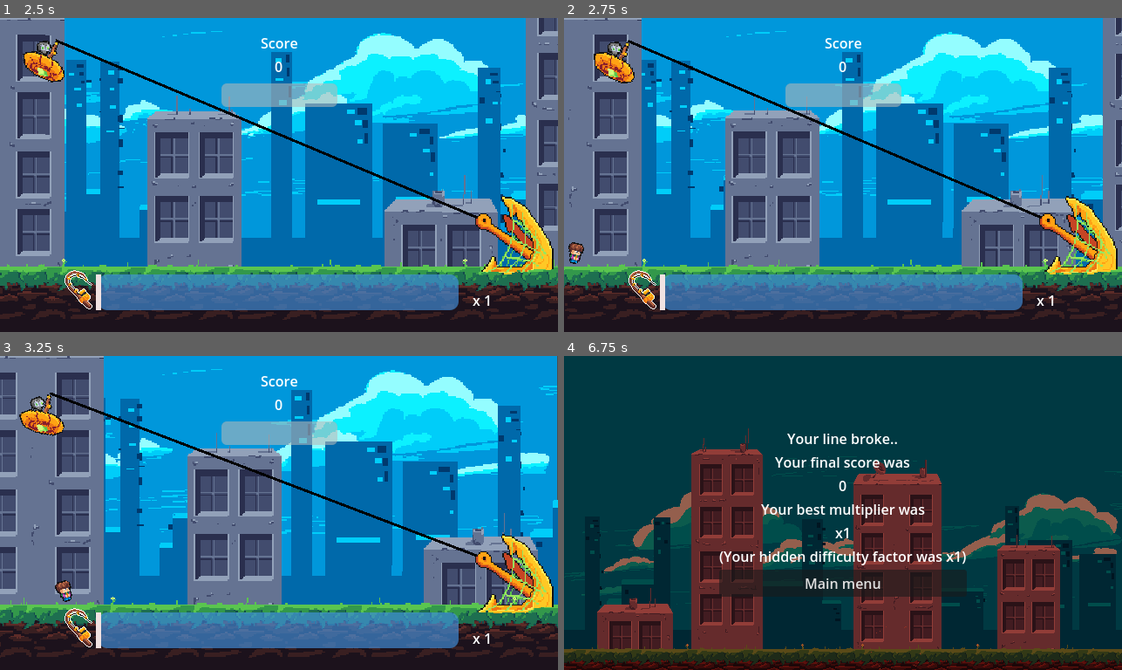
Above: before the commit, frames 1-4 (two rows, left to right).
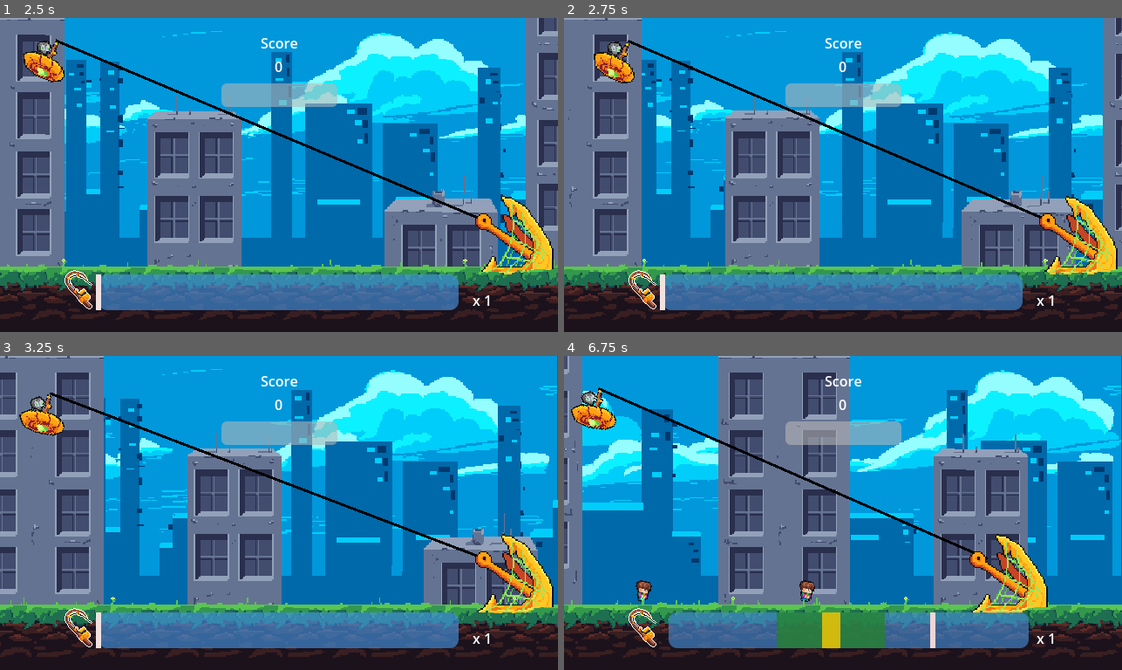
Above: after the commit, the same moments.

Repository: Tenes/mini-jam-153
Game: Godot game, scene res://Scenes/main_menu_scene.tscn
The game is run twice, just before and just after one commit, with the same random seed, the same clock (stepped at 60 frames per second) and the same inputs. Sound files missing from this copy of the repository are replaced by a short silence.
Inputs (mouse positions are in pixels of both pictures, inside the frame that each line leads up to):
- Up to frame 1 (2.5 s): click "Start" at 0.5 s; move the mouse to (401, 159) at 1.27 s; click (401, 159) at 1.35 s; move the mouse to (167, 190) at 2.02 s; click (167, 190) at 2.1 s
- Up to frame 2 (2.75 s): no input
- Up to frame 3 (3.25 s): move the mouse to (334, 443) at 2.77 s; click (334, 443) at 2.85 s
- Up to frame 4 (6.75 s): move the mouse to (815, 575) at 3.52 s; click (815, 575) at 3.6 s; move the mouse to (1010, 560) at 4.27 s; click (1010, 560) at 4.35 s; move the mouse to (675, 465) at 5.02 s; click (675, 465) at 5.1 s; move the mouse to (870, 513) at 5.77 s; click (870, 513) at 5.85 s; move the mouse to (759, 434) at 6.52 s; click (759, 434) at 6.6 s

Frame 1 is identical in both runs. In frame 2, 0.1% of the frame differs, in the area x 0-4%, y 71-79%; in frame 3, 0.1%; in frame 4, 97%, in the area x 0-100%, y 0-100%.

Commit message:
Adds wave type of gameplay

Diff:
--- a/Models/Interactable/interactable.gd
+++ b/Models/Interactable/interactable.gd
@@ -15,15 +15,17 @@
 const scales : Array[float] = [0.25, 0.5, 2, 3];
 
 var moovement: int = 1;
+var moovementModifier : float = 1;
 var tween: Tween;
 var scoreValue: int = 0;
 var parent: Node2D;
 var difficultyMultiplier: float = 1.0
 
 func _process(delta: float) -> void:
-	global_position.x += (moovement * delta * 100 * difficultyMultiplier);
+	global_position.x += (moovement * moovementModifier * delta * 100 * difficultyMultiplier);
 
-func spawnFrom(from: Node2D, multiplier: float) -> void:
+func spawnFrom(from: Node2D, multiplier: float, movementModifier: float) -> void:
+	moovementModifier = movementModifier;
 	difficultyMultiplier = multiplier;
 	parent = from;
 	parent.add_child(self);
--- a/Scenes/city_scene.tscn
+++ b/Scenes/city_scene.tscn
@@ -73,11 +73,15 @@
 [node name="ParallaxContainerNode2D" parent="GameScreen" instance=ExtResource("5_1sjta")]
 position = Vector2(0, -24)
 
-[node name="Timer" type="Timer" parent="GameScreen"]
+[node name="SpawnTimer" type="Timer" parent="GameScreen"]
+
+[node name="WaveTimer" type="Timer" parent="GameScreen"]
+wait_time = 2.0
+one_shot = true
 
 [node name="Extraterrestre02" type="Sprite2D" parent="GameScreen"]
-position = Vector2(238.135, 187.223)
-rotation = -0.321879
+position = Vector2(251.784, 178.349)
+rotation = -0.0252392
 scale = Vector2(-1, 1)
 texture = ExtResource("6_yb2po")
 
@@ -155,6 +159,5 @@
 layout_mode = 2
 text = "Main menu"
 
-[connection signal="timeout" from="GameScreen/Timer" to="." method="_on_timer_timeout"]
 [connection signal="ready" from="GameScreen/Extraterrestre02/AnimationPlayer" to="GameScreen/Extraterrestre02/AnimationPlayer" method="play" binds= ["wobbling"]]
 [connection signal="pressed" from="EndScreen/HBoxContainer/VBoxContainer/MainMenuButton" to="." method="_on_main_menu_button_pressed"]
--- a/Scripts/city_scene.gd
+++ b/Scripts/city_scene.gd
@@ -4,20 +4,24 @@
 @onready var rope : Rope = $GameScreen/Rope;
 @onready var harpoon : Harpoon = $GameScreen/Harpoon;
 @onready var interactableContainer : Node2D = $GameScreen/InteractableContainer;
-@onready var timer: Timer = $GameScreen/Timer
+@onready var waveTimer: Timer = $GameScreen/WaveTimer
+@onready var spawnTimer: Timer = $GameScreen/SpawnTimer
 @onready var final_score: Label = $EndScreen/HBoxContainer/VBoxContainer/FinalScore
 @onready var final_multiplier: Label = $EndScreen/HBoxContainer/VBoxContainer/FinalMultiplier
 @onready var hidden_multiplicator: Label = $EndScreen/HBoxContainer/VBoxContainer/HiddenMultiplicator
-@export var spawnTimer: float = 1;
+@export var waveDownTimer: float = 2;
 var interactables : Array[Interactable] = [];
 var difficultyMultiplier:  = 1.0;
+const waveTimerSpawnRate : Array[float] = [0.8, 1, 1.25];
+const waveDifficulty : Array[float] = [0.75, 1.25, 3];
+const waveDuration: float = 10;
+var currentWaveDifficulty : float;
 
 func _ready() -> void:
 	Events.update_score.connect(updateDifficultyMultiplier);
 	Events.player_death.connect(displayEndScreen);
 	rope.linkToHarpoon(harpoon);
-	interactableSpawner();
-	timer.start();
+	setupWaveTimer();
 #ADD SPOOF PARTICLES HERE TO LOAD THEM
 	for n in 12 :
 		var tempAudioStream : AudioStreamPlayer = AudioStreamPlayer.new();
@@ -32,11 +36,8 @@
 
 func interactableSpawner() -> void:
 	var tempInteractable = Global.INTERACTABLES[Global.RNG.randi_range(1, 2)].instantiate();
-	tempInteractable.spawnFrom(interactableContainer, difficultyMultiplier);
+	tempInteractable.spawnFrom(interactableContainer, difficultyMultiplier, currentWaveDifficulty);
 	interactables.append(tempInteractable);
-
-func _on_timer_timeout() -> void:
-	interactableSpawner();
 
 func displayEndScreen(finalScore, bestMultiplier) -> void:
 	game_screen.queue_free();
@@ -47,3 +48,29 @@
 
 func _on_main_menu_button_pressed() -> void:
 	get_tree().change_scene_to_file(Global.SCENES[2]);
+
+func setupWaveTimer() -> void:
+	if waveTimer.timeout.is_connected(setupWaveTimer):
+		waveTimer.timeout.disconnect(setupWaveTimer);
+	spawnTimer.stop();
+	waveTimer.stop();
+	waveTimer.wait_time = waveDownTimer;
+	waveTimer.timeout.connect(waveSpawner);
+	waveTimer.start();
+	waveTimer.one_shot = true;
+
+func waveSpawner() -> void:
+	var waveSelection = Global.RNG.randi_range(0, 2);
+	spawnTimer.wait_time = waveTimerSpawnRate[waveSelection];
+	if spawnTimer.timeout.is_connected(interactableSpawner):
+		spawnTimer.timeout.disconnect(interactableSpawner);
+	spawnTimer.timeout.connect(interactableSpawner);
+	spawnTimer.start();
+	currentWaveDifficulty = waveDifficulty[waveSelection];
+	waveTimer.stop();
+	waveTimer.wait_time = waveDuration;
+	if waveTimer.timeout.is_connected(waveSpawner):
+		waveTimer.timeout.disconnect(waveSpawner);
+	waveTimer.timeout.connect(setupWaveTimer);
+	waveTimer.one_shot = true;
+	waveTimer.start();
